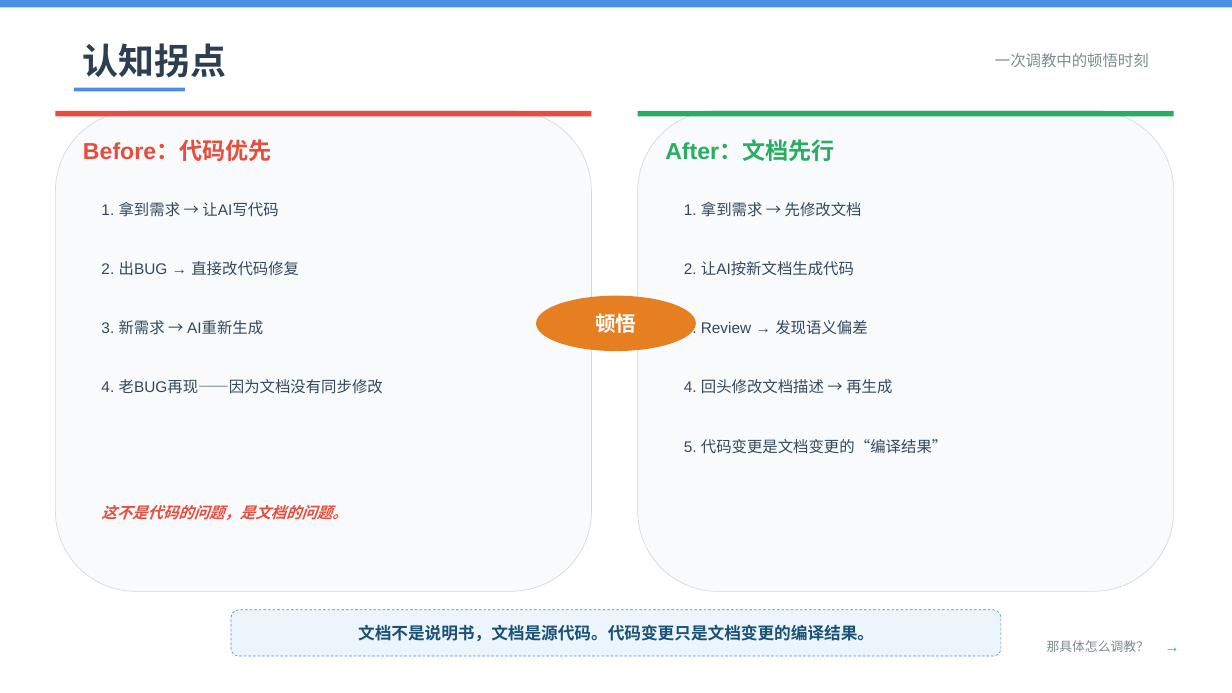
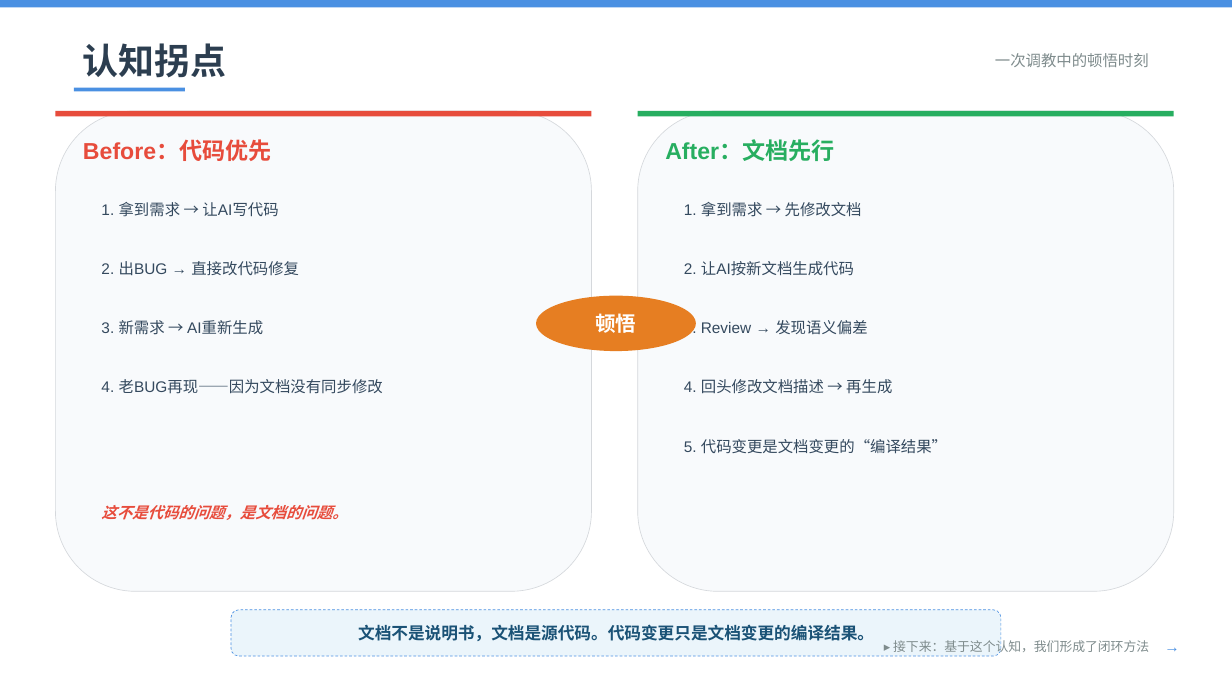
Before and after one commit to PorcupineBoy/bank, a slide deck: slide 6 of AI竞赛讲解_手机银行核心业务_优化版_v5.pptx. Drawn at 1232x693 pixels with LibreOffice and Linux fonts; fonts in the diff are those of the drawing. Boxes give left, top, right and bottom in pixels: in the first picture for what was removed or moved away, otherwise in the second. Text is boxed around its words. In the diff, an @@ line names an element or a change of style, - is before the commit and + after.

```diff
--- a/AI竞赛讲解_手机银行核心业务_优化版_v5.pptx
+++ b/AI竞赛讲解_手机银行核心业务_优化版_v5.pptx
@@ text at (x1=893, y1=638, x2=1149, y2=656): text changed @@
-那具体怎么调教？
+▸ 接下来：基于这个认知，我们形成了闭环方法
```
Also in this commit, not shown: 10 other slides changed, 5 other files.
